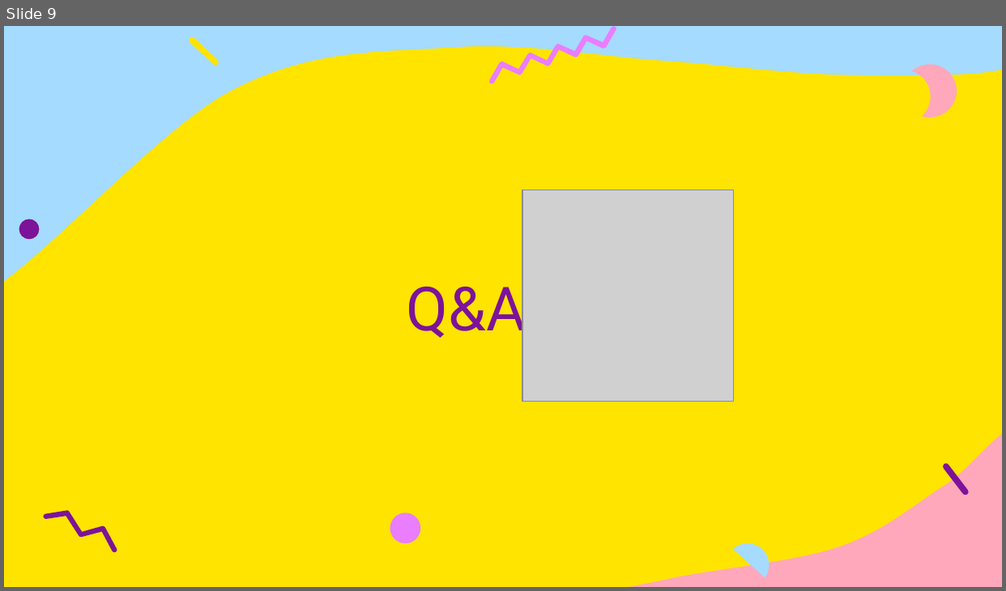
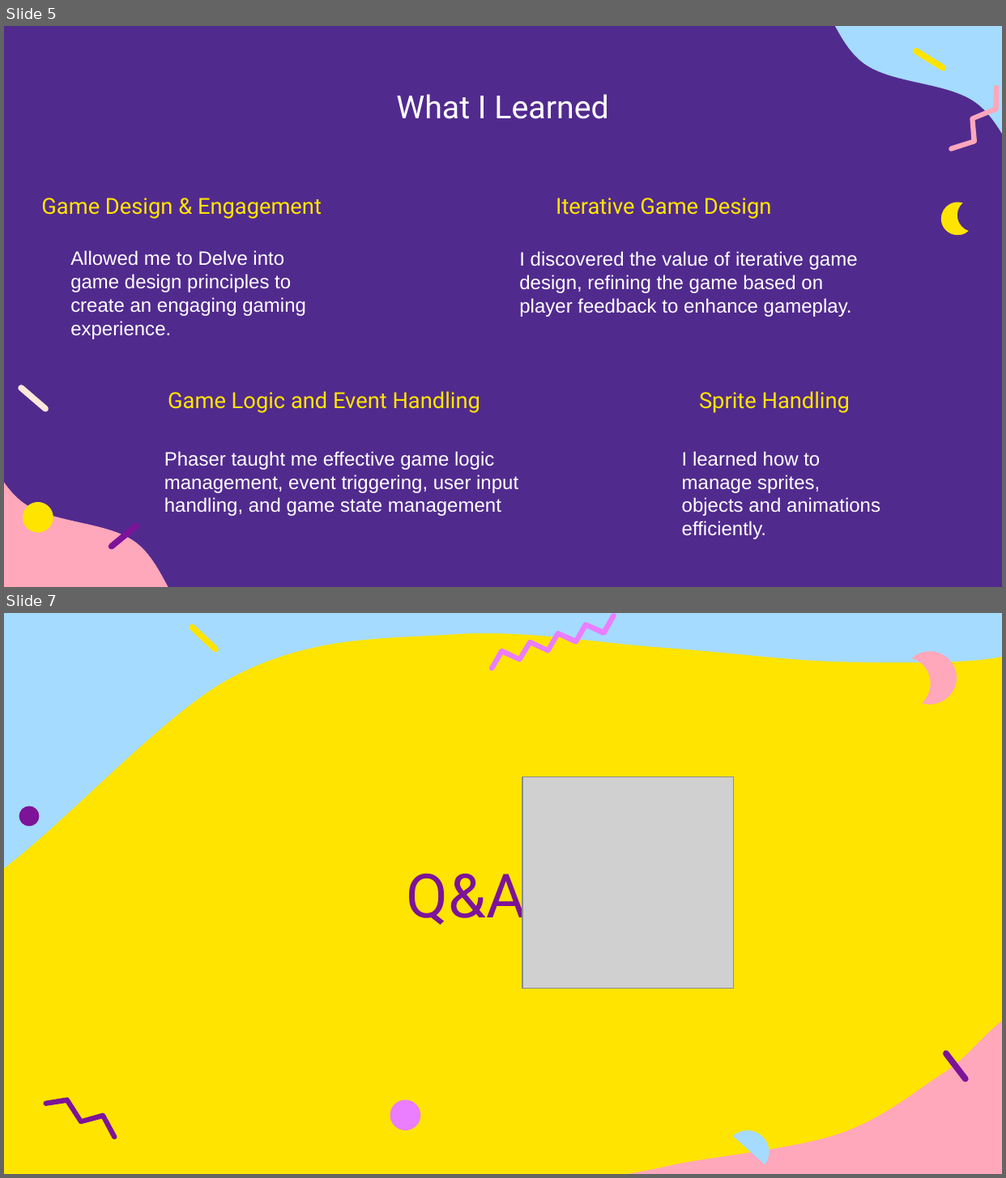
Before and after one commit to DavidVLe1/medieval-platform-shooter, a slide deck: Capstone platform shooter.pptx. Shown one above the other, each under a label of ours: slide 9 before the commit, slides 5 and 7 after it; the slides between them are not shown. The pictures are 1006x591 and 1006x1178 pixels, drawn with LibreOffice and Linux fonts; fonts in the diff are those of the drawing; grey boxes stand for pictures. Boxes give left, top, right and bottom in pixels: in the first picture for what was removed or moved away, otherwise in the second. Text is boxed around its words. In the diff, an @@ line names an element or a change of style, - is before the commit and + after.

```diff
--- a/Capstone platform shooter.pptx
+++ b/Capstone platform shooter.pptx
@@ slide 5 added at [4,26,1002,587], background #512A8E @@
@@ freeform shape added at [696,26,1002,211], fill #A5DBFF @@
@@ freeform shape added at [911,39,947,79], fill #FFE400 @@
@@ title added at [396,94,608,119], 23 pt, text #FFFFFF @@
+What I Learned
@@ freeform shape added at [947,79,1002,162], fill #FFA7BB @@
@@ title added at [41,198,322,219], 16 pt, text #FFE400 @@
+Game Design & Engagement
@@ text added at [556,198,772,219], 16 pt, text #FFE400 @@
+Iterative Game Design
@@ freeform shape added at [937,199,975,241], fill #FFE400 @@
@@ text added at [70,250,306,316], 14 pt, text #FFFFFF @@
+Allowed me to Delve into game design principles to create an engaging gaming experience.
@@ text added at [519,251,858,317], 14 pt, text #FFFFFF @@
+I discovered the value of iterative game design, refining the game based on player feedback to enhance gameplay.
@@ freeform shape added at [13,383,53,413], fill #FDE8DA @@
@@ freeform shape added at [4,395,304,587], fill #FFA7BB @@
@@ text added at [168,391,480,413], 16 pt, text #FFE400 @@
+Game Logic and Event Handling
@@ title added at [699,391,850,413], 16 pt, text #FFE400 @@
+Sprite Handling
@@ text added at [164,451,518,516], 14 pt, text #FFFFFF @@
+Phaser taught me effective game logic management, event triggering, user input handling, and game state management
@@ text added at [682,451,880,516], 14 pt, text #FFFFFF @@
+I learned how to manage sprites, objects and animations efficiently.
@@ freeform shape added at [23,502,54,533], fill #FFE400 @@
@@ freeform shape added at [107,516,141,556], fill #7D1399 @@
@@ what was slide 9 is now slide 7 @@
```
Also in this commit, not shown: 5 slides changed, 3 slides removed.
